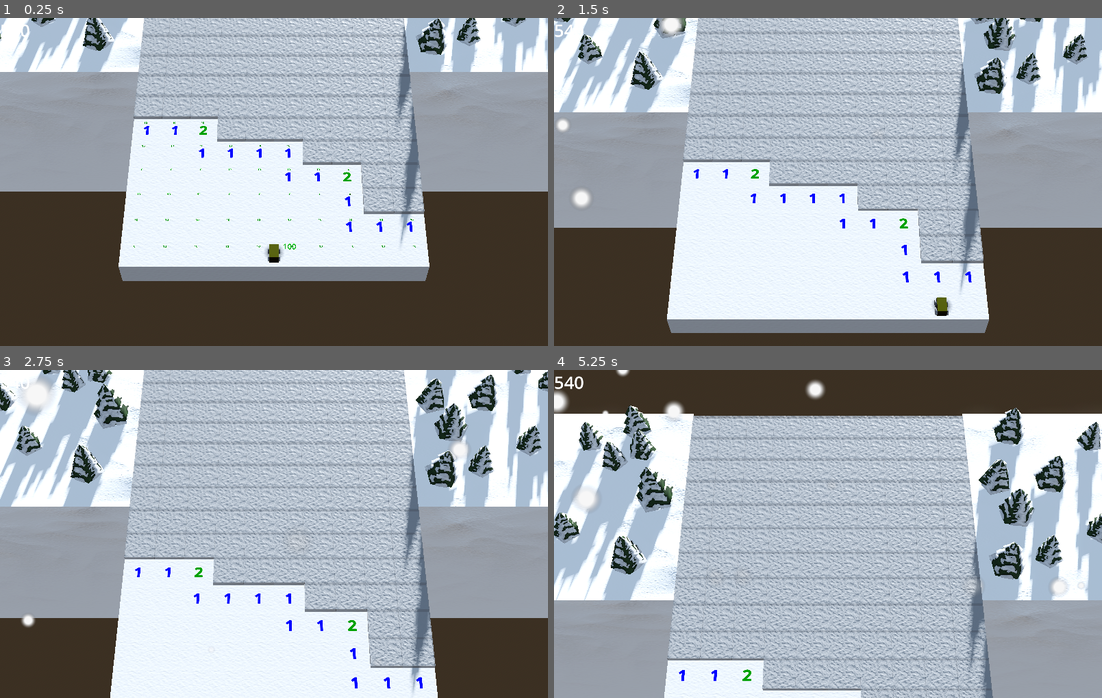
Above: before the commit, frames 1-4 (two rows, left to right).
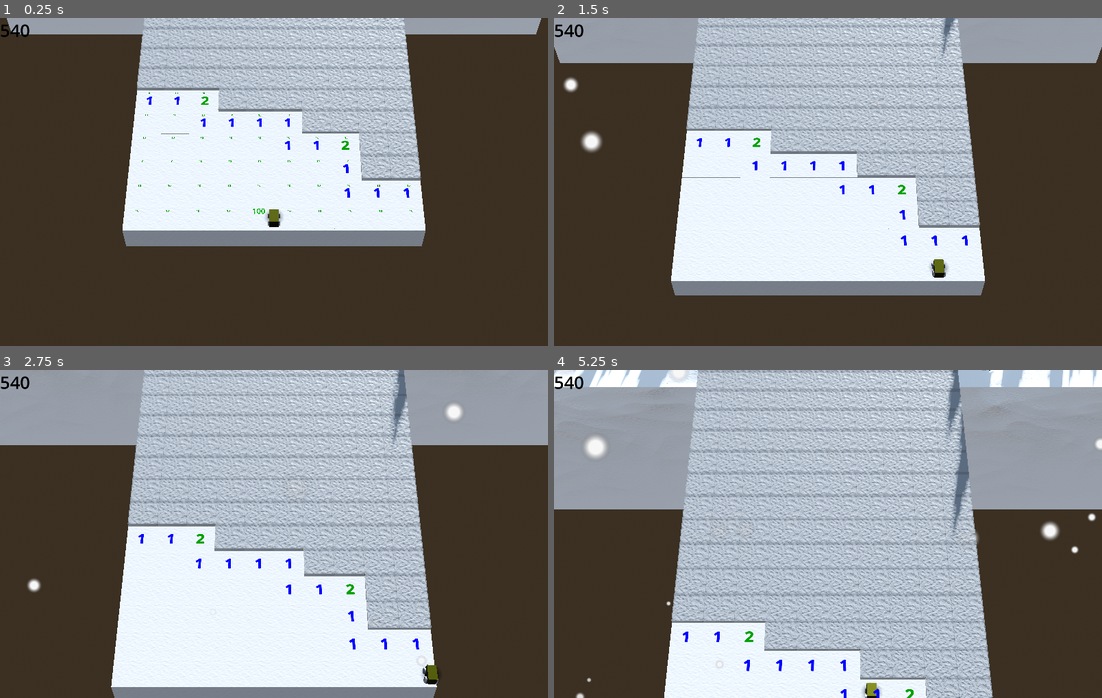
Above: after the commit, the same moments.

Repository: Blubtastic/minesweeper_2
Game: Godot game, scene res://Main.tscn
The game is run twice, just before and just after one commit, with the same random seed, the same clock (stepped at 60 frames per second) and the same inputs.
Inputs (mouse positions are in pixels of both pictures, inside the frame that each line leads up to):
- Up to frame 1 (0.25 s): no input
- Up to frame 2 (1.5 s): tap Enter (ui_accept) at 0.5, 0.77 s; move the mouse to (948, 165) at 0.52 s; hold Right (ui_right) 0.53-1.25 s; tap O at 0.6 s; click (948, 165) at 0.67 s; drag from (718, 198) to (800, 247) at 1.27 s
- Up to frame 3 (2.75 s): move the mouse to (328, 461) at 2.02 s; hold Right (ui_right) from 2.03 s (still down); tap Shift at 2.1 s
- Up to frame 4 (5.25 s): release Right (ui_right) at 2.75 s; drag from (800, 599) to (663, 484) at 2.77 s; move the mouse to (992, 583) at 3.52 s; hold Left (ui_left) 3.53-4.25 s; tap O at 3.6 s; tap Enter (ui_accept) at 3.77 s; drag from (663, 484) to (745, 452) at 4.27 s; move the mouse to (855, 534) at 5.02 s; hold Down (ui_down) from 5.03 s (still down); tap Shift at 5.1 s; click (855, 534) at 5.17 s

The runs differ from the first frame. In frame 1, 47% of the frame differs, in the area x 0-100%, y 0-81%; in frame 2, 55%; in frame 3, 56%; in frame 4, 73%, in the area x 0-100%, y 0-100%.

Commit message:
fix: despawn forest chunks

Diff:
--- a/Main.tscn
+++ b/Main.tscn
@@ -26,28 +26,45 @@
 [sub_resource type="BoxShape3D" id="BoxShape3D_k1xa4"]
 size = Vector3(3, 10, 14)
 
-[node name="Root" type="Node3D"]
+[node name="Main" type="Node3D"]
 script = ExtResource("1_m0fyf")
+
+[node name="Sun" type="DirectionalLight3D" parent="."]
+transform = Transform3D(-0.973632, 0.103933, 0.203074, 0.142175, 0.972614, 0.183872, -0.178402, 0.207896, -0.961744, 0, 0, 0)
+light_energy = 1.5
+shadow_enabled = true
+
+[node name="Environment" type="WorldEnvironment" parent="."]
+environment = SubResource("Environment_qwbq1")
+
+[node name="Camera" type="Camera3D" parent="."]
+transform = Transform3D(1, 0, 0, 0, 0.559193, 0.829038, 0, -0.829038, 0.559193, 0, 26.866, 14.368)
+current = true
+fov = 20.0
+script = ExtResource("3_rbuf0")
+
+[node name="Snow" parent="." instance=ExtResource("6_bv4rx")]
+transform = Transform3D(1, 0, 0, 0, 1, 0, 0, 0, 1, 0, -8.52582, -15.6461)
+
+[node name="Score" type="Label" parent="."]
+offset_right = 40.0
+offset_bottom = 88.0
+size_flags_horizontal = 0
+theme_override_colors/font_color = Color(0, 0, 0, 1)
+theme_override_font_sizes/font_size = 64
+script = ExtResource("4_qopgp")
 
 [node name="Player" parent="." instance=ExtResource("1_mwkh8")]
 transform = Transform3D(1, 0, 0, 0, 1, 0, 0, 0, 1, 0, 1.15148, -2.25592)
 
-[node name="DirectionalLight3D2" type="DirectionalLight3D" parent="."]
-transform = Transform3D(-0.973632, 0.103933, 0.203074, 0.142175, 0.972614, 0.183872, -0.178402, 0.207896, -0.961744, 0, 0, 0)
-light_energy = 1.5
-shadow_enabled = true
+[node name="CubeChunk" parent="." instance=ExtResource("5_2r6wr")]
+transform = Transform3D(1, 0, 0, 0, 1, 0, 0, 0, 1, -4.5, 0, -9.35)
 
-[node name="WorldEnvironment" type="WorldEnvironment" parent="."]
-environment = SubResource("Environment_qwbq1")
-
-[node name="Camera3D" type="Camera3D" parent="."]
-transform = Transform3D(1, 0, 0, 0, 0.559193, 0.829037, 0, -0.829037, 0.559193, 0, 26.866, 13.023)
-current = true
-fov = 20.0
-script = ExtResource("3_rbuf0")
+[node name="CubeChunk2" parent="." instance=ExtResource("5_2r6wr")]
+transform = Transform3D(1, 0, 0, 0, 1, 0, 0, 0, 1, -4.5, 0, -17.35)
 
 [node name="Ray" type="RayCast3D" parent="."]
-transform = Transform3D(3, 0, 0, 0, 3, 0, 0, 0, 3, 0, 2, -10)
+transform = Transform3D(3, 0, 0, 0, 3, 0, 0, 0, 3, 0, 2, -18)
 target_position = Vector3(0, -2, 0)
 
 [node name="TestingMarker" type="MeshInstance3D" parent="Ray"]
@@ -56,7 +73,7 @@
 mesh = SubResource("BoxMesh_mtk4d")
 
 [node name="LeftRay" type="RayCast3D" parent="."]
-transform = Transform3D(3, 0, 0, 0, 3, 0, 0, 0, 3, -7, 2, -10)
+transform = Transform3D(3, 0, 0, 0, 3, 0, 0, 0, 3, -7, 2, -18)
 target_position = Vector3(0, -2, 0)
 
 [node name="TestingMarker" type="MeshInstance3D" parent="LeftRay"]
@@ -65,20 +82,13 @@
 mesh = SubResource("BoxMesh_mtk4d")
 
 [node name="RightRay" type="RayCast3D" parent="."]
-transform = Transform3D(3, 0, 0, 0, 3, 0, 0, 0, 3, 7, 2, -10)
+transform = Transform3D(3, 0, 0, 0, 3, 0, 0, 0, 3, 7, 2, -18)
 target_position = Vector3(0, -2, 0)
 
 [node name="TestingMarker" type="MeshInstance3D" parent="RightRay"]
 transform = Transform3D(1, 0, 0, 0, 1, 0, 0, 0, 1, 0, -0.25, 0)
 visible = false
 mesh = SubResource("BoxMesh_mtk4d")
-
-[node name="Score" type="Label" parent="."]
-offset_right = 40.0
-offset_bottom = 23.0
-size_flags_horizontal = 0
-theme_override_font_sizes/font_size = 64
-script = ExtResource("4_qopgp")
 
 [node name="InvisibleWalls" type="StaticBody3D" parent="."]
 transform = Transform3D(1, 0, 0, 0, 1, 0, 0, 0, 1, 0, 4, -6)
@@ -98,11 +108,5 @@
 shape = SubResource("BoxShape3D_k1xa4")
 
 [node name="Front" type="CollisionShape3D" parent="InvisibleWalls"]
-transform = Transform3D(-4.37114e-08, 0, 1, 0, 1, 0, -1, 0, -4.37114e-08, 0, 0, -5.8)
+transform = Transform3D(-4.37114e-08, 0, 1, 0, 1, 0, -1, 0, -4.37114e-08, 0, 0, -6.3)
 shape = SubResource("BoxShape3D_k1xa4")
-
-[node name="CubeChunk" parent="." instance=ExtResource("5_2r6wr")]
-transform = Transform3D(1, 0, 0, 0, 1, 0, 0, 0, 1, -4.5, 0, -9.35)
-
-[node name="Snow" parent="." instance=ExtResource("6_bv4rx")]
-transform = Transform3D(1, 0, 0, 0, 1, 0, 0, 0, 1, 0, -8.52582, -15.6461)
--- a/features/ForestChunk.tscn
+++ b/features/ForestChunk.tscn
@@ -60,3 +60,8 @@
 
 [node name="Tree9" parent="." instance=ExtResource("2_qoa2g")]
 transform = Transform3D(-1.04576, 0.0526787, 0.203682, 0.0574244, 1.06499, 0.0193929, -0.202395, 0.0299768, -1.04691, 2.31666, 0.147952, -2.09754)
+
+[node name="VisibleOnScreenNotifier3D" type="VisibleOnScreenNotifier3D" parent="."]
+aabb = AABB(-4, -8, -4, 8, 10, 8)
+
+[connection signal="screen_exited" from="VisibleOnScreenNotifier3D" to="." method="_on_visible_on_screen_notifier_3d_screen_exited"]
--- a/features/forest_chunk.gd
+++ b/features/forest_chunk.gd
@@ -2,3 +2,7 @@
 
 func _physics_process(delta):
 	move_and_collide(Vector3(0, 0, Globals.world_speed*delta))
+
+
+func _on_visible_on_screen_notifier_3d_screen_exited() -> void:
+	queue_free()
